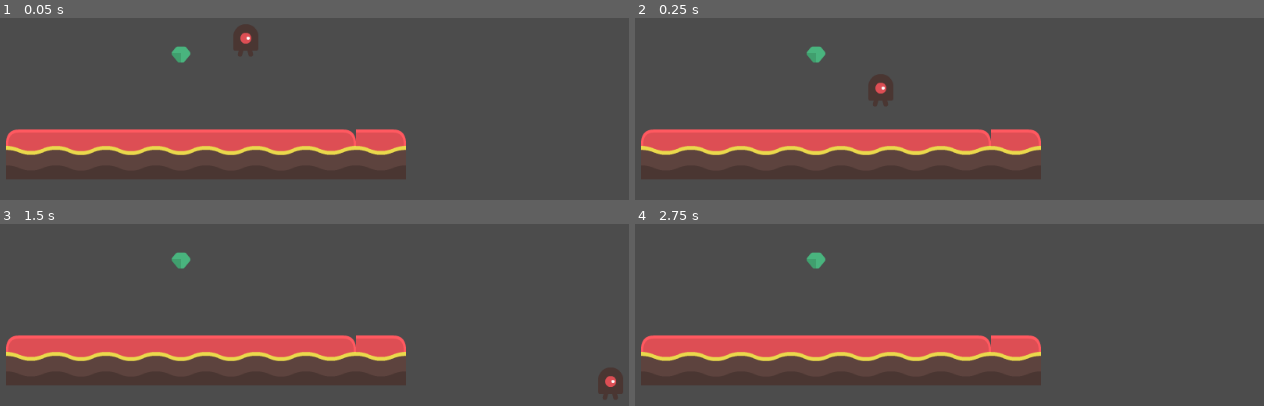
Above: before the commit, frames 1-4 (two rows, left to right).
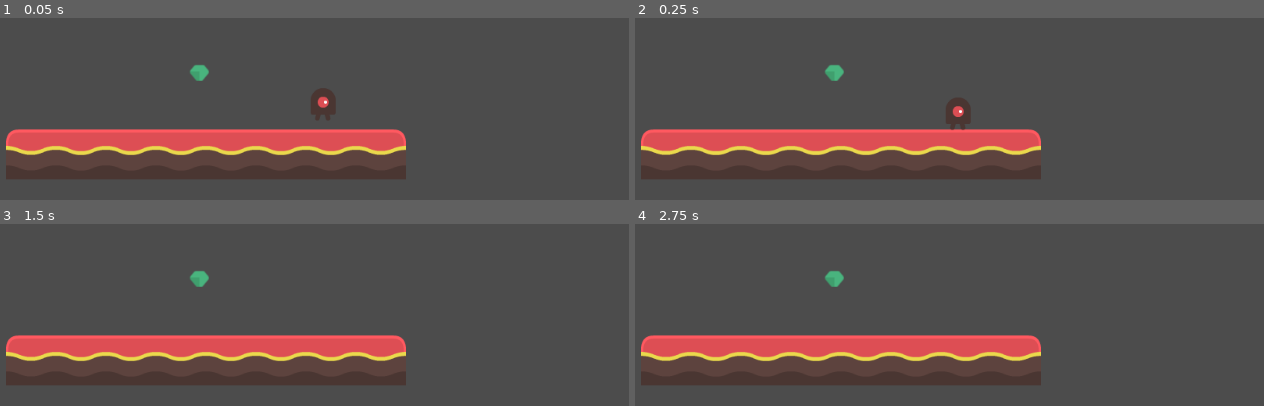
Above: after the commit, the same moments.

Repository: ben-gillott/platformer-prototype
Game: Godot game, scene res://Node2D.tscn
Two runs of this game, one before a commit and one after it. Both use one fixed random seed, a clock stepped at 60 frames per second and the inputs below.
Inputs:
- Up to frame 1 (0.05 s): no input
- Up to frame 2 (0.25 s): no input
- Up to frame 3 (1.5 s): hold Right (walk_right) from 0.53 s (still down); tap Up (jump) at 0.77 s
- Up to frame 4 (2.75 s): tap Up (jump) at 1.52 s; tap Enter at 2 s; release Right (walk_right) at 2.03 s; hold A (walk_left) from 2.03 s (still down)

The runs differ from the first frame. In frame 1, 1.5% of the frame differs, in the area x 27-57%, y 3-71%; in frame 2, 1.5%, in the area x 27-57%, y 15-71%; in frame 3, 1.0%; in frame 4, 0.5%.
Error after the commit: Invalid call. Nonexistent function 'new' in base 'Area2D'. (res://CoinManager.gd:8)

Commit message:
coin progress

Diff:
--- /dev/null
+++ b/GameOne/CoinManager.gd
@@ -0,0 +1,23 @@
+extends Node2D
+
+onready var coin = $Coin
+var score = 0
+
+
+func _spawnCoin():
+	var coinClone = coin.new()
+	add_child(coinClone)
+	#TODO, change to its own scene and duplicate that
+
+# Called when the node enters the scene tree for the first time.
+func _ready():
+	_spawnCoin()
+
+func _process(delta):
+	pass
+
+#When the player hits a coin
+func _on_Player_area_entered(area):
+	if area.name == "Coin":
+		score += 1
+		print(score)
--- a/GameOne/Node2D.tscn
+++ b/GameOne/Node2D.tscn
@@ -1,8 +1,9 @@
-[gd_scene load_steps=10 format=2]
+[gd_scene load_steps=14 format=2]
 
 [ext_resource path="res://tilesheet_complete.png" type="Texture" id=1]
 [ext_resource path="res://enemyWalking_2.png" type="Texture" id=2]
 [ext_resource path="res://KinematicBody2D.gd" type="Script" id=3]
+[ext_resource path="res://CoinManager.gd" type="Script" id=4]
 
 [sub_resource type="ConvexPolygonShape2D" id=1]
 points = PoolVector2Array( 46.095, 47, 17.095, 47, 18.095, 18, 47.095, 19 )
@@ -104,23 +105,69 @@
 
 [sub_resource type="CapsuleShape2D" id=6]
 
+[sub_resource type="GDScript" id=9]
+script/source = "extends Area2D
+
+
+# Declare member variables here. Examples:
+# var a = 2
+# var b = \"text\"
+
+
+# Called when thenode enters the scene tree for the first time.
+func _ready():
+	pass # Replace with function body.
+
+
+# Called every frame. 'delta' is the elapsed time since the previous frame.
+#func _process(delta):
+#	pass
+"
+
+[sub_resource type="CapsuleShape2D" id=8]
+
+[sub_resource type="CircleShape2D" id=7]
+
 [node name="Node2D" type="Node2D"]
 
 [node name="TileMap" type="TileMap" parent="."]
 tile_set = SubResource( 5 )
 format = 1
-tile_data = PoolIntArray( 131073, 3, 2, 131074, 3, 2, 131075 …(122 unchanged characters)… 2156, 3, 2, 262157, 3, 2, 262158, 3, 2, 327685, 4, 0, 458754, 5, 0, 458755, 6, 0, 458756, 6, 0, 458757, 6, 0, 458758, 6, 0, 458759, 6, 0, 458760, 7, 0, 458761, 7, 0, 458764, 1, 0, 458765, …(427 unchanged characters)…
+tile_data = PoolIntArray( 131073, 3, 2, 131074, 3, 2, 131075 …(122 unchanged characters)… 2156, 3, 2, 262157, 3, 2, 262158, 3, 2, 458754, 5, 0, 458755, 6, 0, 458756, 6, 0, 458757, 6, 0, 458758, 6, 0, 458759, 6, 0, 458760, 6, 0, 458761, 7, 0, 458764, 1, 0, 458765, …(427 unchanged characters)…
 
 [node name="Player" type="KinematicBody2D" parent="."]
+position = Vector2( 534, 413 )
 script = ExtResource( 3 )
 jump_speed = -600
 gravity = 2000
 friction = 0.3
 
 [node name="Sprite" type="Sprite" parent="Player"]
-position = Vector2( 435.231, 331.09 )
 texture = ExtResource( 2 )
 
 [node name="CollisionShape2D" type="CollisionShape2D" parent="Player"]
-position = Vector2( 435.231, 331.09 )
 shape = SubResource( 6 )
+
+[node name="Area2D" type="Area2D" parent="Player"]
+visible = false
+script = SubResource( 9 )
+
+[node name="CollisionShape2D" type="CollisionShape2D" parent="Player/Area2D"]
+shape = SubResource( 8 )
+
+[node name="CoinManager" type="Node2D" parent="."]
+script = ExtResource( 4 )
+
+[node name="Coin" type="Area2D" parent="CoinManager"]
+position = Vector2( 375.525, 375.525 )
+
+[node name="Sprite" type="Sprite" parent="CoinManager/Coin"]
+texture = ExtResource( 1 )
+region_enabled = true
+region_rect = Rect2( 1043.5, 85.1085, 24.943, 21.6342 )
+
+[node name="CollisionShape2D" type="CollisionShape2D" parent="CoinManager/Coin"]
+shape = SubResource( 7 )
+
+[connection signal="area_entered" from="Player/Area2D" to="CoinManager" method="_on_Player_area_entered"]
+[connection signal="body_entered" from="CoinManager/Coin" to="CoinManager" method="_on_Coin_body_entered"]
